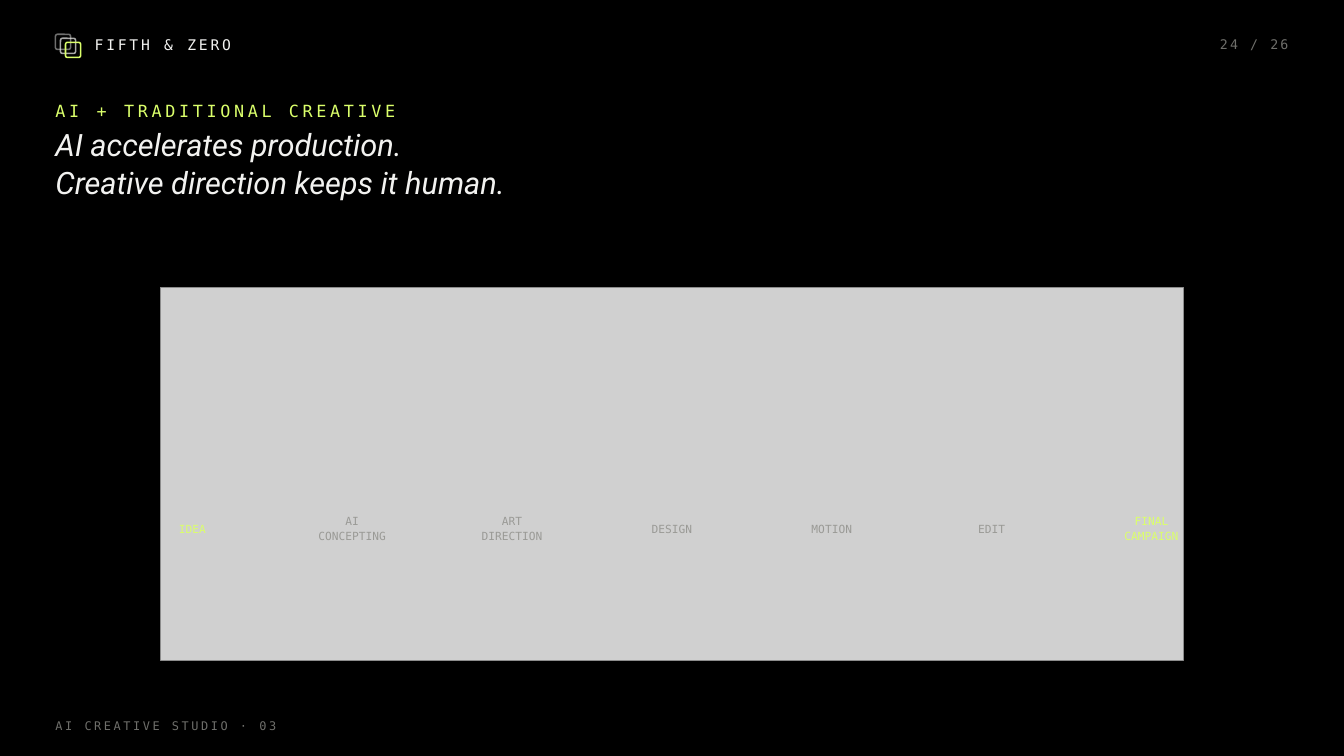
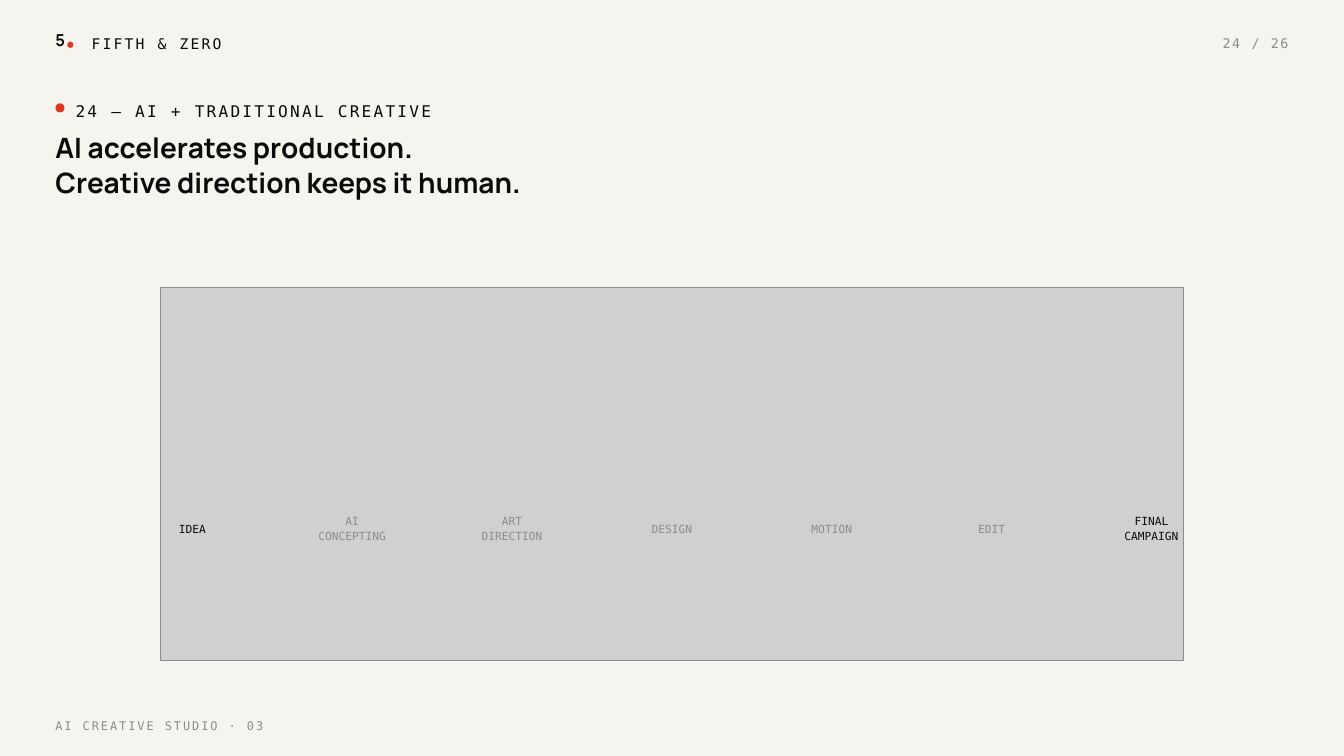
Before and after one commit to noylundrew904-jpg/fifth-zero-os-2, a slide deck: slide 24 of capabilities-deck/Fifth-Zero-Capabilities-Deck.pptx. Drawn at 1344x756 pixels with LibreOffice and Linux fonts; fonts in the diff are those of the drawing; grey boxes stand for pictures. Boxes give left, top, right and bottom in pixels: in the first picture for what was removed or moved away, otherwise in the second. Text is boxed around its words. In the diff, an @@ line names an element or a change of style, - is before the commit and + after.

```diff
--- a/capabilities-deck/Fifth-Zero-Capabilities-Deck.pptx
+++ b/capabilities-deck/Fifth-Zero-Capabilities-Deck.pptx
@@ background #000000 to #F6F4EF @@
@@ rounded rectangle removed at (x1=55, y1=34, x2=71, y2=49) @@
@@ text added at (x1=55, y1=34, x2=65, y2=47), 11.8 pt, text #0A0A0A, bold @@
+5
@@ rounded rectangle removed at (x1=66, y1=42, x2=81, y2=57) @@
@@ ellipse resized from (x1=60, y1=38, x2=76, y2=53) to (x1=68, y1=41, x2=74, y2=47) @@
@@ ellipse at (x1=68, y1=41, x2=74, y2=47): rounded rectangle to ellipse; fill none to #E2361F; outline #F2F2F0 1.1 pt to none @@
@@ text "FIFTH & ZERO" at (x1=92, y1=38, x2=222, y2=50): text colour #F2F2F0 to #0A0A0A, letter spacing 2 to 1.6 pt @@
@@ text "24 / 26" at (x1=1223, y1=38, x2=1289, y2=48): text colour #6F6F6B to #8C8C86, letter spacing 1.5 to 1.2 pt @@
@@ ellipse added at (x1=55, y1=103, x2=65, y2=112), fill #E2361F @@
@@ text at (x1=76, y1=105, x2=431, y2=118): text changed; size 12 to 11.5 pt; text colour #DBFF6B to #0A0A0A @@
-AI + TRADITIONAL CREATIVE
+24 — AI + TRADITIONAL CREATIVE
@@ text "AI accelerates production." at (x1=55, y1=137, x2=520, y2=200): size 22 to 20 pt, font Roboto to Manrope, text colour #F2F2F0 to #0A0A0A, bold on, italic off; line spacing 1.02 to 1.04 @@
@@ text colour #9A9A96 to #8C8C86 in 5 elements at (x1=318, y1=517, x2=386, y2=540), (x1=482, y1=517, x2=543, y2=540), (x1=652, y1=525, x2=693, y2=533), (x1=811, y1=525, x2=852, y2=533), (x1=978, y1=525, x2=1005, y2=533) @@
@@ text added at (x1=179, y1=525, x2=206, y2=533), 8 pt, text #0A0A0A @@
+IDEA
@@ text added at (x1=1124, y1=517, x2=1178, y2=540), 8 pt, text #0A0A0A @@
+FINAL
+CAMPAIGN
@@ text "AI CREATIVE STUDIO · 03" at (x1=55, y1=721, x2=263, y2=730): text colour #6F6F6B to #8C8C86, letter spacing 1.8 to 1.4 pt @@
```
Also in this commit, not shown: 25 other slides changed, 6 other files.
